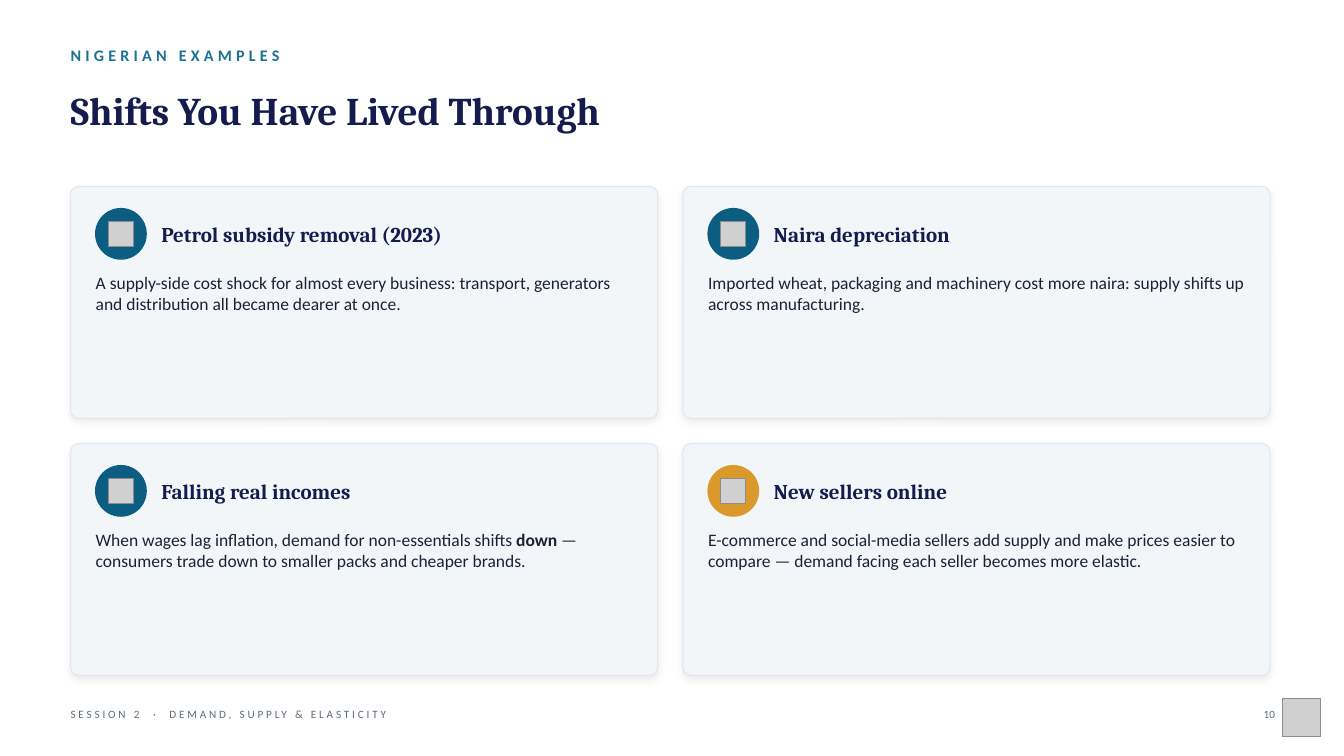
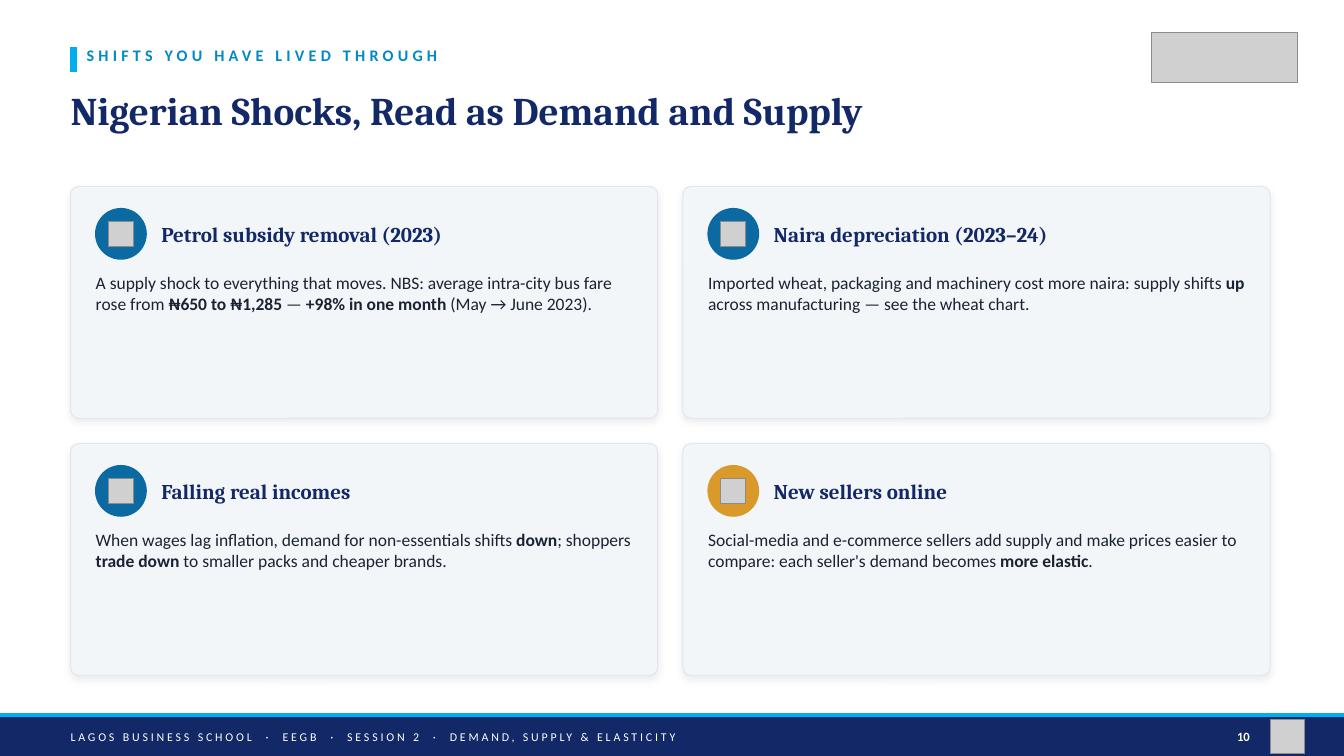
Before and after one commit to adibongo/eegb, a slide deck: slide 10 of sessions/s02/slides/EEGB_S02_Demand_Supply_Elasticity_with_Behavioural_Insights.pptx. Drawn at 1344x756 pixels with LibreOffice and Linux fonts; fonts in the diff are those of the drawing; grey boxes stand for pictures. Boxes give left, top, right and bottom in pixels: in the first picture for what was removed or moved away, otherwise in the second. Text is boxed around its words. In the diff, an @@ line names an element or a change of style, - is before the commit and + after.

```diff
--- a/sessions/s02/slides/EEGB_S02_Demand_Supply_Elasticity_with_Behavioural_Insights.pptx
+++ b/sessions/s02/slides/EEGB_S02_Demand_Supply_Elasticity_with_Behavioural_Insights.pptx
@@ text removed at [71, 50, 280, 61] @@
-NIGERIAN EXAMPLES
@@ rectangle added at [71, 47, 77, 72], fill #00AEEF, outline #00AEEF 1 pt @@
@@ text at [87, 50, 437, 61]: text changed; size 28 to 11.5 pt; font Cambria to Calibri; text colour #141B4D to #0088C7 @@
-Shifts You Have Lived Through
+SHIFTS YOU HAVE LIVED THROUGH
@@ text "SHIFTS YOU HAVE LIVED THROUGH" at [87, 50, 437, 61]: vertical alignment middle to top @@
@@ picture added at [1151, 32, 1298, 82] @@
@@ text added at [71, 97, 863, 134], 28 pt, text #122867, bold @@
+Nigerian Shocks, Read as Demand and Supply
@@ text at [774, 227, 1047, 247]: text changed; text colour #141B4D to #122867 @@
-Naira depreciation
+Naira depreciation (2023–24)
@@ text at [96, 277, 612, 313]: text changed @@
-A supply-side cost shock for almost every business: transport, generators and distribution all became dearer at once.
+A supply shock to everything that moves. NBS: average intra-city bus fare rose from ₦650 to ₦1,285 — +98% in one month (May → June 2023).
@@ text at [708, 277, 1245, 313]: text changed @@
-Imported wheat, packaging and machinery cost more naira: supply shifts up across manufacturing.
+Imported wheat, packaging and machinery cost more naira: supply shifts up across manufacturing — see the wheat chart.
@@ fill #0B5E82 to #0A6AA1; outline #0B5E82 1 pt to #0A6AA1 1 pt in 3 elements at [96, 209, 146, 259], [709, 209, 759, 259], [96, 466, 146, 516] @@
@@ text colour #141B4D to #122867 in 3 elements at [161, 227, 442, 247], [161, 484, 350, 504], [774, 484, 947, 499] @@
@@ text at [96, 533, 631, 570]: text changed @@
-When wages lag inflation, demand for non-essentials shifts down — consumers trade down to smaller packs and cheaper brands.
+When wages lag inflation, demand for non-essentials shifts down; shoppers trade down to smaller packs and cheaper brands.
@@ text at [708, 534, 1237, 570]: text changed @@
-E-commerce and social-media sellers add supply and make prices easier to compare — demand facing each seller becomes more elastic.
+Social-media and e-commerce sellers add supply and make prices easier to compare: each seller's demand becomes more elastic.
@@ rectangle added at [0, 714, 1344, 718], fill #00AEEF, outline #00AEEF 1 pt @@
@@ rectangle added at [0, 718, 1344, 756], fill #122867, outline #122867 1 pt @@
@@ text "LAGOS BUSINESS SCHOOL · EEGB ..." at [71, 733, 419, 741]: vertical alignment top to middle @@
@@ text "10": place and size @@
-text "10" at [1264, 711, 1275, 718]
+text "10" at [1237, 732, 1250, 741]
@@ text "10" at [1237, 732, 1250, 741]: size 8 to 9 pt, text colour #5C6B7A to #FFFFFF, bold on; vertical alignment top to middle @@
@@ text at [71, 733, 419, 741]: text changed; size 8 to 8.5 pt; text colour #5C6B7A to #FFFFFF @@
-SESSION 2 · DEMAND, SUPPLY & ELASTICITY
+LAGOS BUSINESS SCHOOL · EEGB · SESSION 2 · DEMAND, SUPPLY & ELASTICITY
@@ picture: place and size @@
-picture at [1282, 699, 1321, 737]
+picture at [1270, 720, 1305, 754]
```
Also in this commit, not shown: 23 other slides changed, 15 slides added, 5 slides removed, 27 other files.
